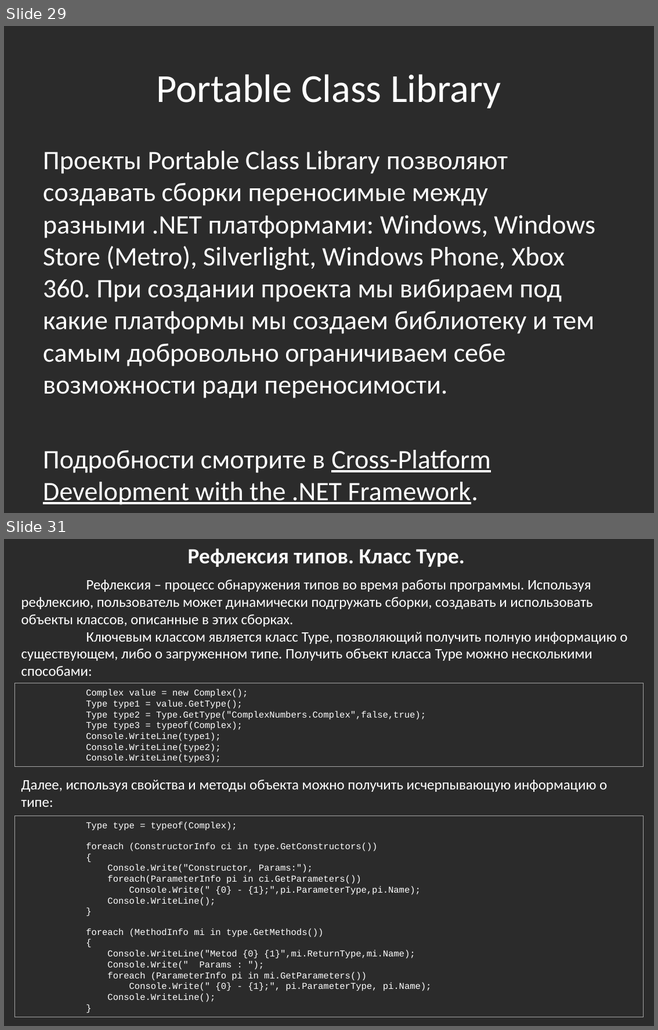
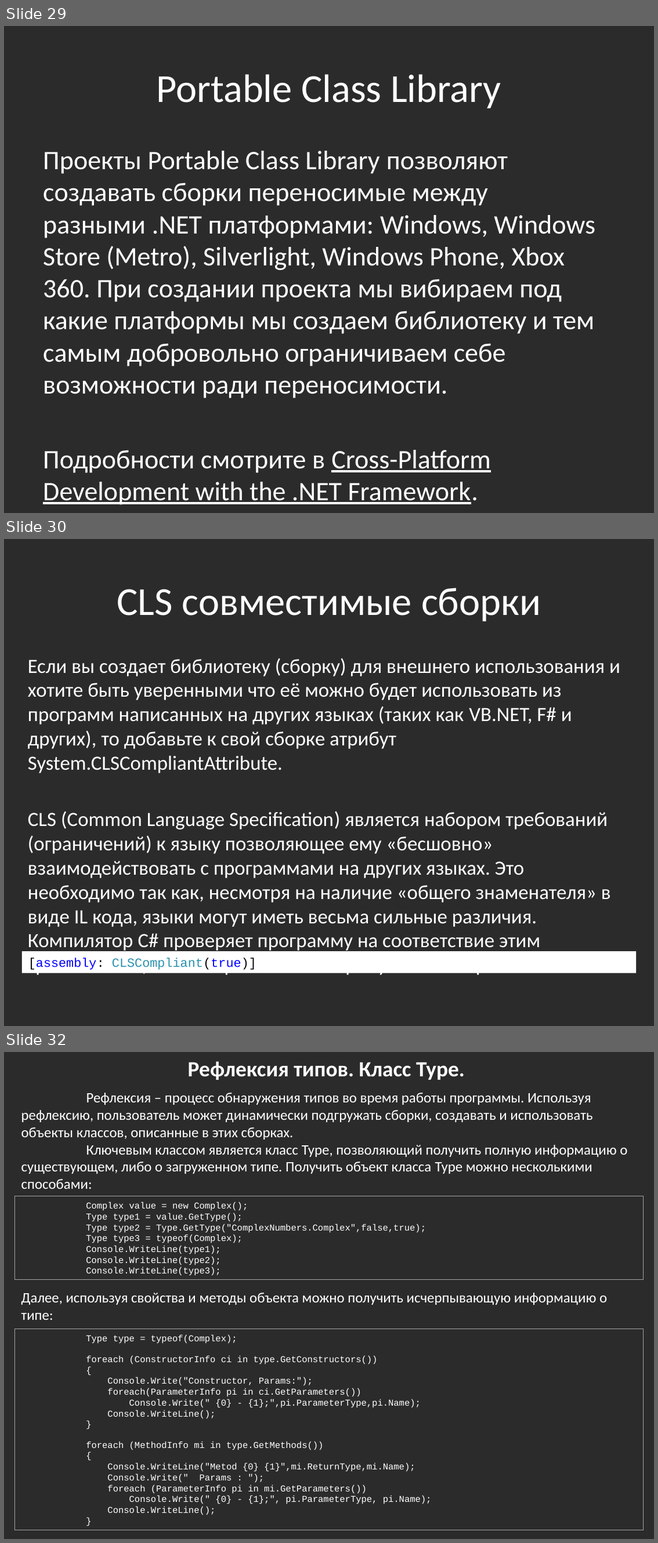
Before and after one commit to bazile/Training, a slide deck: Presentation/lesson-07-reflection.pptx. Shown one above the other, each under a label of ours: slides 29 and 31 before the commit, slides 29, 30 and 32 after it; the slides between them are not shown. The pictures are 658x1030 and 658x1543 pixels, drawn with LibreOffice and Linux fonts; fonts in the diff are those of the drawing; background and template pictures are left out; a plain dark background stands for a picture behind light text. Boxes give left, top, right and bottom in pixels: in the first picture for what was removed or moved away, otherwise in the second. Text is boxed around its words. In the diff, an @@ line names an element or a change of style, - is before the commit and + after.

```diff
--- a/Presentation/lesson-07-reflection.pptx
+++ b/Presentation/lesson-07-reflection.pptx
@@ slide 30 added at (4, 539, 654, 1026), background picture (left out) @@
@@ title added at (117, 588, 540, 621), 44 pt, text #FFFFFF @@
+CLS совместимые сборки
@@ text added at (28, 658, 620, 976), 22.4 pt, text #FFFFFF @@
+Если вы создает библиотеку (сборку) для внешнего использования и хотите быть уверенными что её можно будет использовать из программ написанных на других языках (таких как VB.NET, F# и других), то добавьте к свой сборке атрибут System.CLSCompliantAttribute.
+CLS (Common Language Specification) является набором требований (ограничений) к языку позволяющее ему «бесшовно» взаимодействовать с программами на других языках. Это необходимо так как, несмотря на наличие «общего знаменателя» в виде IL кода, языки могут иметь весьма сильные различия. Компилятор C# проверяет программу на соответствие этим требованиям, только при наличии атрибута CLSCompliant.
@@ rectangle added at (22, 951, 636, 973), fill #FFFFFF, 14 pt, text #0000FF @@
+[assembly: CLSCompliant(true)]
@@ what was slide 31 is now slide 32 @@
```
Also in this commit, not shown: 1 slide changed.
